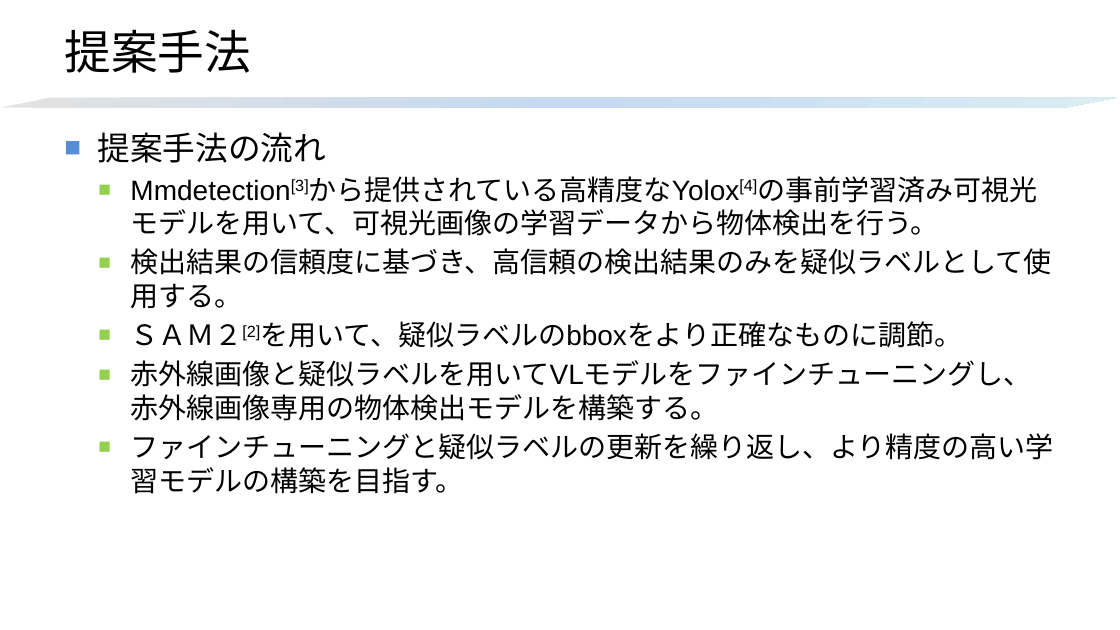
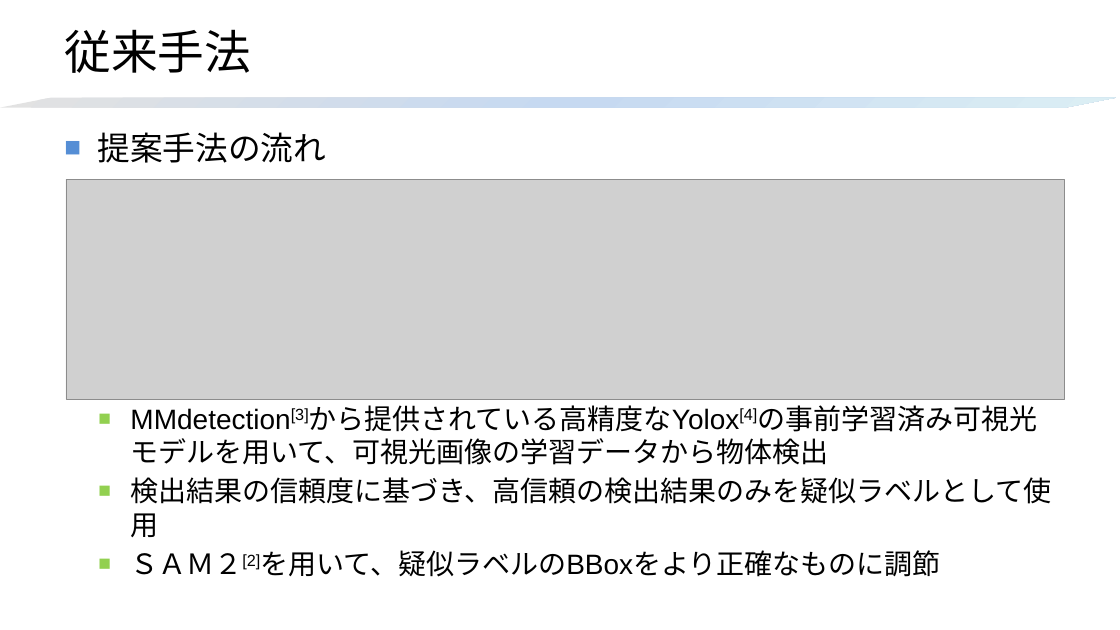
Before and after one commit to HagiriMigita/MDLab, a slide deck: slide 4 of kato.t2.pptx (slide 5 before the commit). Drawn at 1120x630 pixels with LibreOffice and Linux fonts; fonts in the diff are those of the drawing; grey boxes stand for pictures. Boxes give left, top, right and bottom in pixels: in the first picture for what was removed or moved away, otherwise in the second. Text is boxed around its words. In the diff, an @@ line names an element or a change of style, - is before the commit and + after.

```diff
--- a/kato.t2.pptx
+++ b/kato.t2.pptx
@@ title at (64, 29, 251, 73): text changed @@
-提案手法
+従来手法
@@ picture added at (66, 179, 1065, 399) @@
@@ text at (130, 405, 1051, 577): text changed @@
-  ■ Mmdetection[3]から提供されている高精度なYolox[4]の事前学習済み可視光モデルを用いて、可視光画像の学習データから物体検出を行う。
-  ■ 検出結果の信頼度に基づき、高信頼の検出結果のみを疑似ラベルとして使用する。
-  ■ ＳＡＭ２[2]を用いて、疑似ラベルのbboxをより正確なものに調節。
-  ■ 赤外線画像と疑似ラベルを用いてVLモデルをファインチューニングし、赤外線画像専用の物体検出モデルを構築する。
-  ■ ファインチューニングと疑似ラベルの更新を繰り返し、より精度の高い学習モデルの構築を目指す。
+  ■ MMdetection[3]から提供されている高精度なYolox[4]の事前学習済み可視光モデルを用いて、可視光画像の学習データから物体検出
+  ■ 検出結果の信頼度に基づき、高信頼の検出結果のみを疑似ラベルとして使用
+  ■ ＳＡＭ２[2]を用いて、疑似ラベルのBBoxをより正確なものに調節
```
Also in this commit, not shown: 13 other slides changed, 2 slides added, 2 slides removed.
